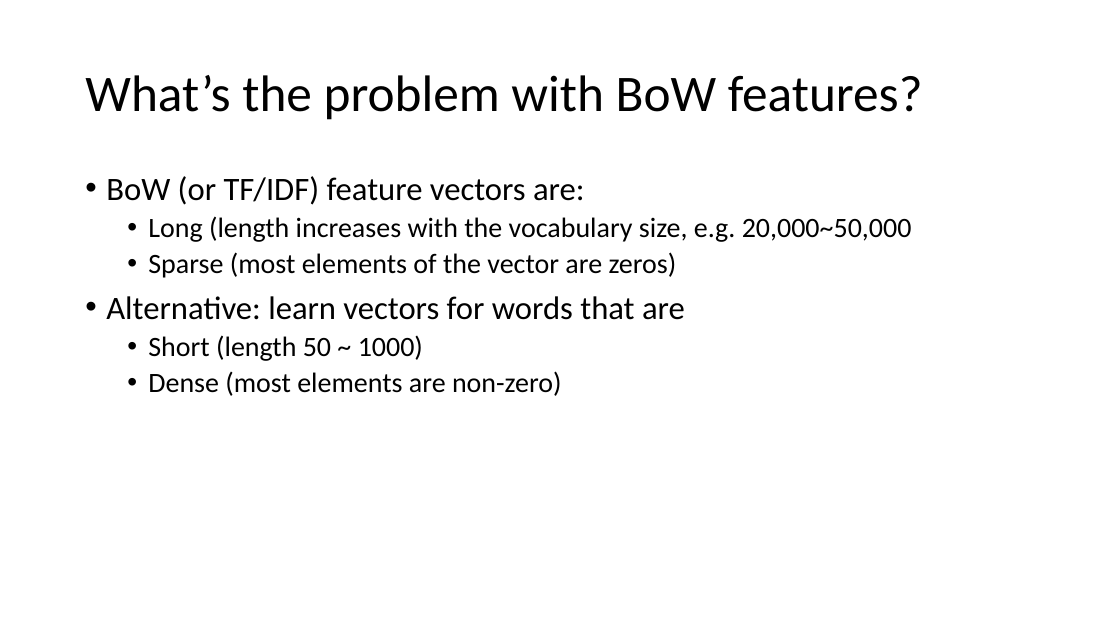
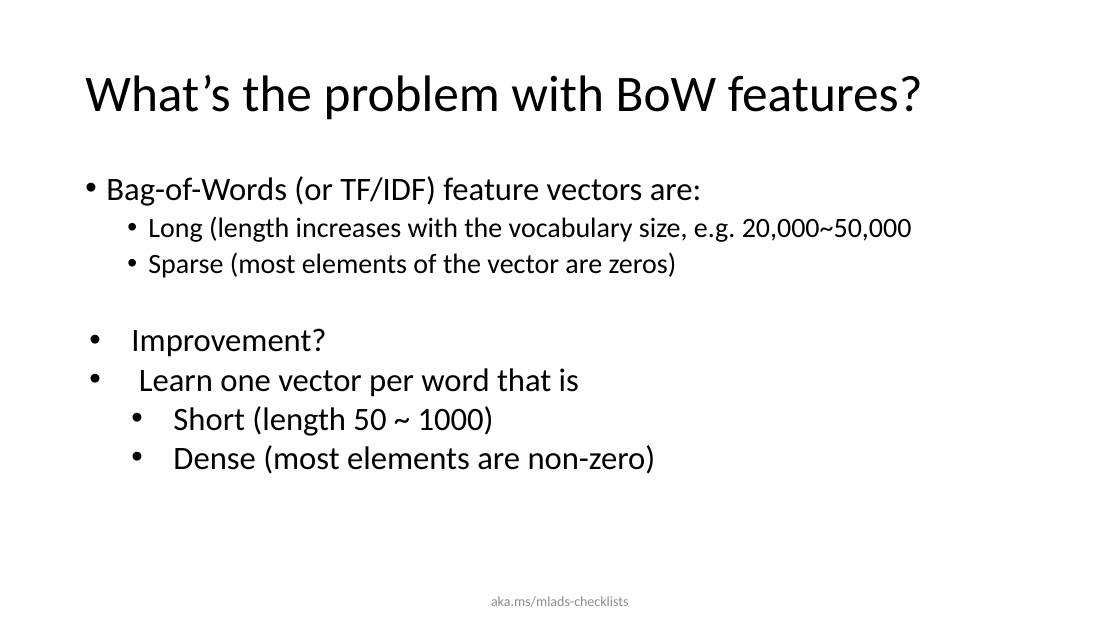
Before and after one commit to FarTaFar/MLADS19_DL4NLP, a slide deck: slide 15 of 41, Gururajan.pptx. Drawn at 1120x630 pixels with LibreOffice and Linux fonts; fonts in the diff are those of the drawing. Boxes give left, top, right and bottom in pixels: in the first picture for what was removed or moved away, otherwise in the second. Text is boxed around its words. In the diff, an @@ line names an element or a change of style, - is before the commit and + after.

```diff
--- a/41, Gururajan.pptx
+++ b/41, Gururajan.pptx
@@ text at bbox=[106, 176, 702, 206]: text changed @@
-• BoW (or TF/IDF) feature vectors are:
+• Bag-of-Words (or TF/IDF) feature vectors are:
@@ text at bbox=[106, 296, 685, 396]: paragraphs removed @@
-• Alternative: learn vectors for words that are
-  • Short (length 50 ~ 1000)
-  • Dense (most elements are non-zero)
@@ text added at bbox=[131, 328, 656, 474], 28 pt, text #000000 @@
+• Improvement?
+• Learn one vector per word that is
+  • Short (length 50 ~ 1000)
+  • Dense (most elements are non-zero)
@@ text added at bbox=[491, 596, 629, 606], 12 pt, text #8C8C8C @@
+aka.ms/mlads-checklists
```
Also in this commit, not shown: 25 other slides changed, 1 other file.
